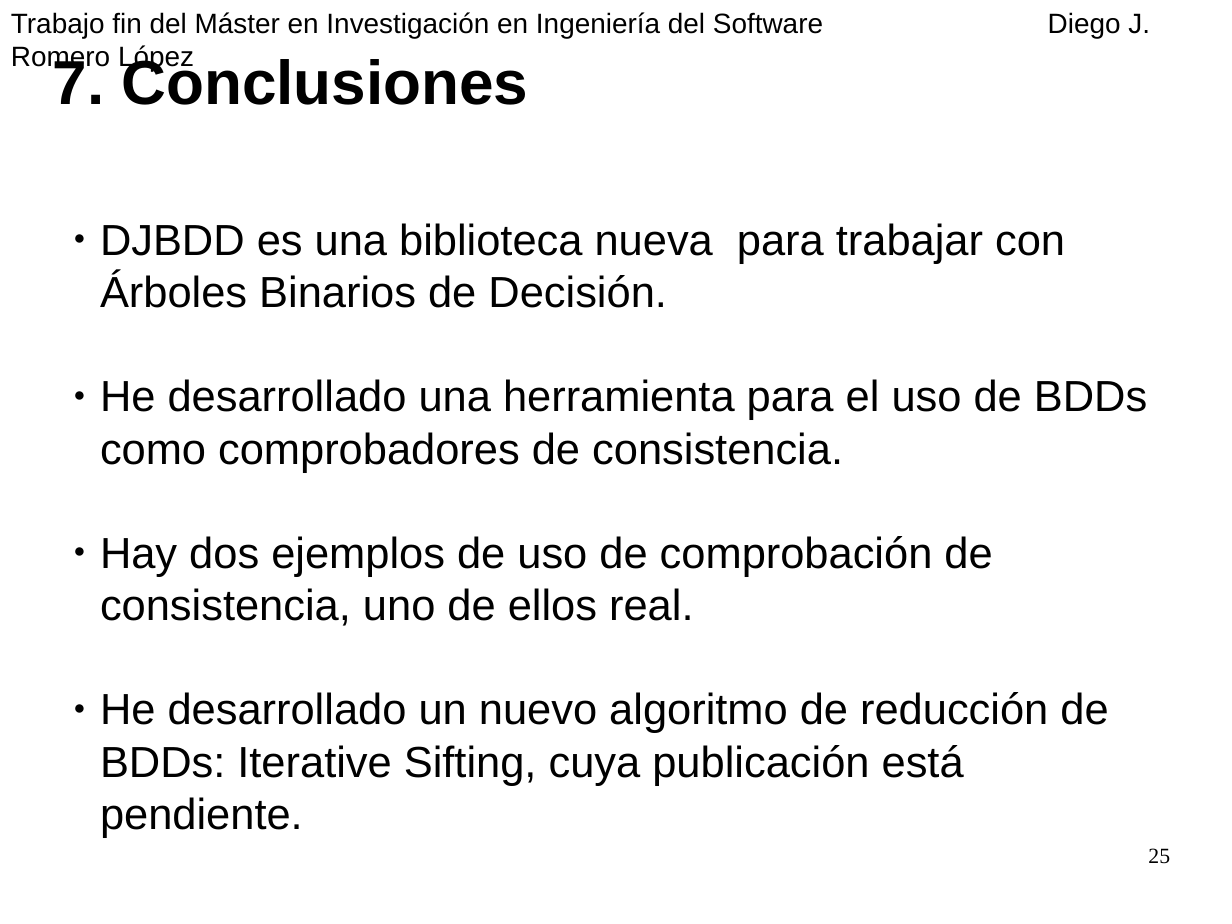
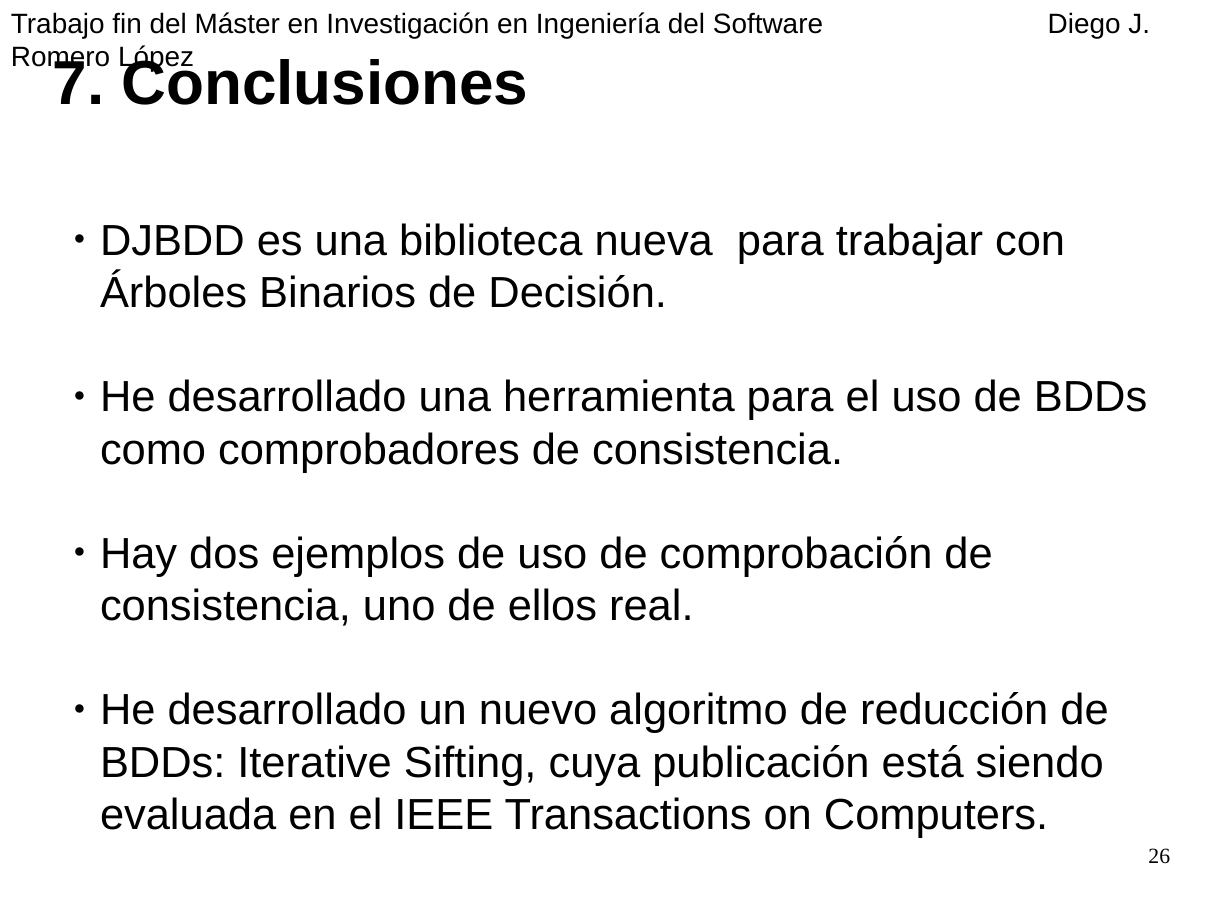
Before and after one commit to diegojromerolopez/djbdd, a slide deck: slide 26 of doc/presentacion.odp (slide 25 before the commit). Drawn at 1232x924 pixels with LibreOffice and Linux fonts; fonts in the diff are those of the drawing. Boxes give left, top, right and bottom in pixels: in the first picture for what was removed or moved away, otherwise in the second. Text is boxed around its words. In the diff, an @@ line names an element or a change of style, - is before the commit and + after.

```diff
--- a/doc/presentacion.odp
+++ b/doc/presentacion.odp
@@ text at (x1=100, y1=692, x2=1108, y2=838): text changed @@
-● He desarrollado un nuevo algoritmo de reducción de BDDs: Iterative Sifting, cuya publicación está pendiente.
+● He desarrollado un nuevo algoritmo de reducción de BDDs: Iterative Sifting, cuya publicación está siendo evaluada en el IEEE Transactions on Computers.
@@ page number at (x1=1148, y1=848, x2=1170, y2=864): text changed @@
-25
+26
```
Also in this commit, not shown: 2 other slides changed, 1 slide added, 2 other files.
